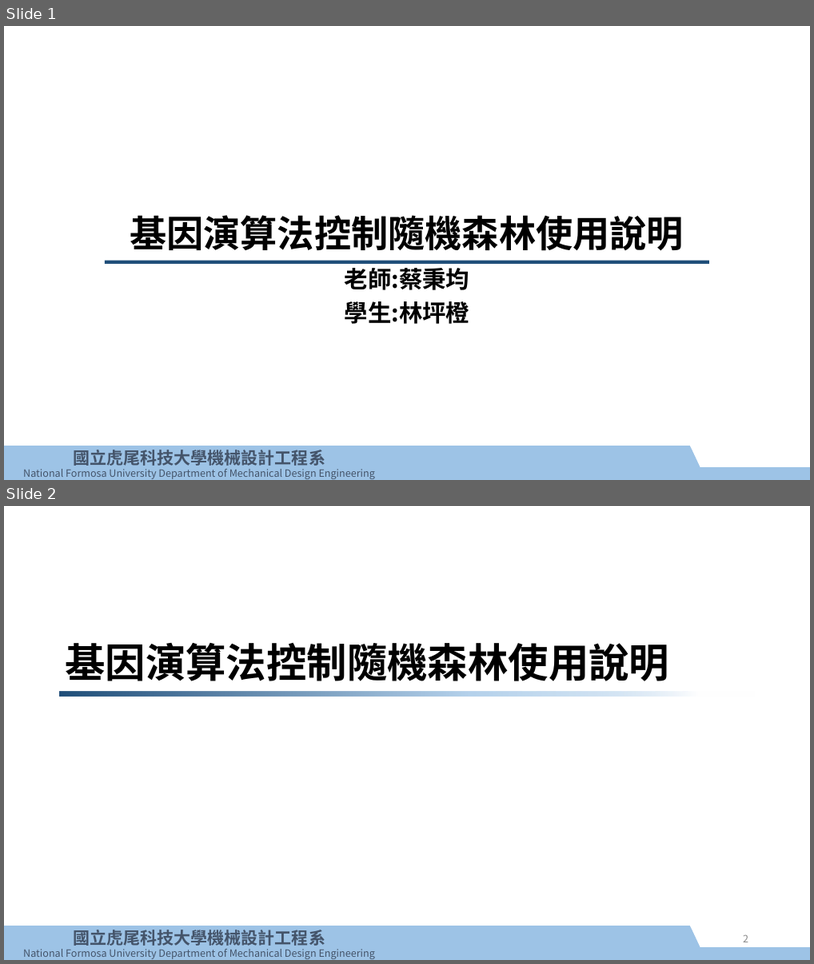
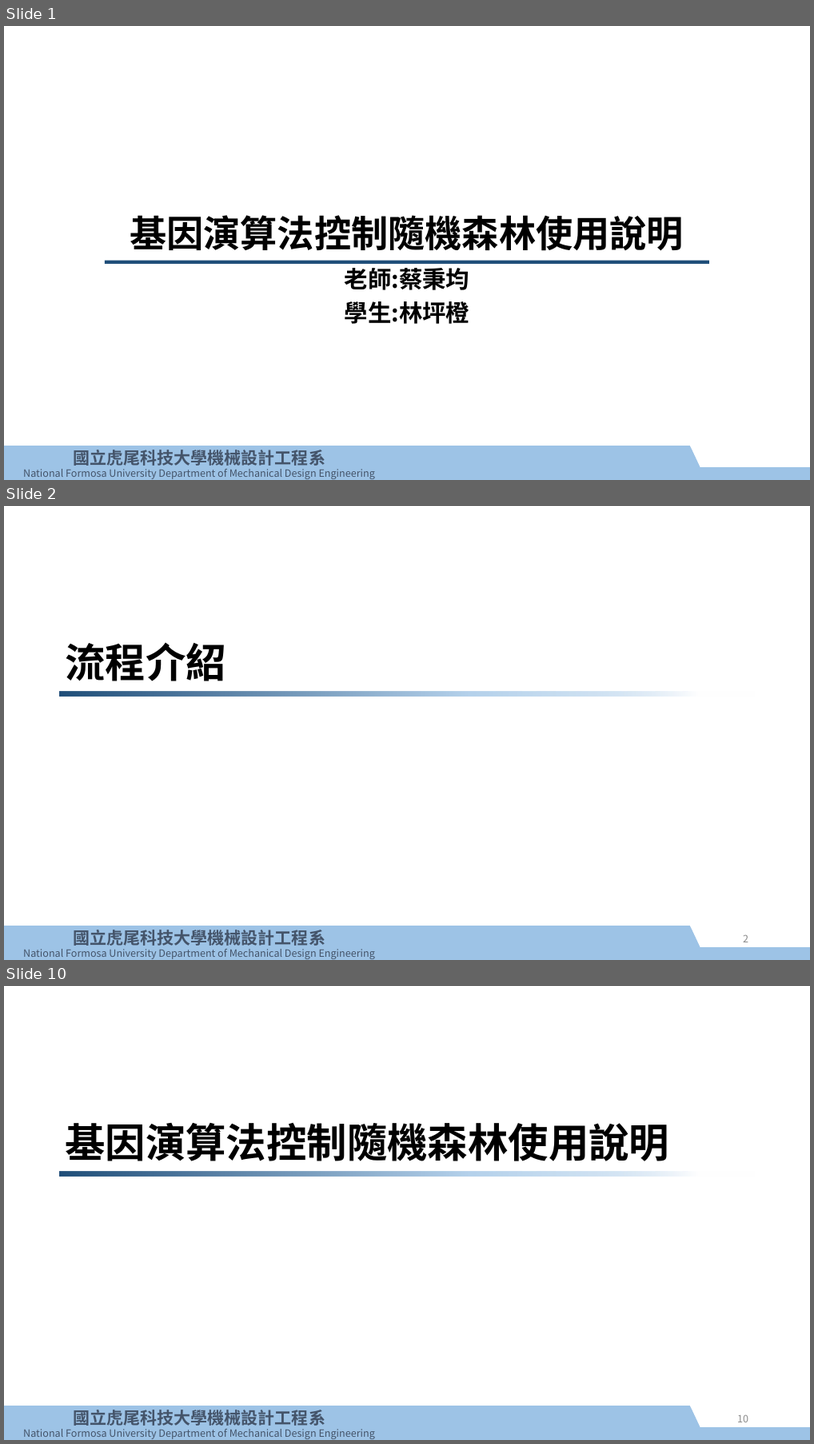
Before and after one commit to e970230/test, a slide deck: GA_RF/基因演算法控制隨機森林使用說明.pptx. Shown one above the other, each under a label of ours: slides 1 and 2 before the commit, slides 1, 2 and 10 after it; the slides between them are not shown. The pictures are 814x964 and 814x1444 pixels, drawn with LibreOffice and Linux fonts; fonts in the diff are those of the drawing; background and template pictures are left out. Boxes give left, top, right and bottom in pixels: in the first picture for what was removed or moved away, otherwise in the second. Text is boxed around its words. In the diff, an @@ line names an element or a change of style, - is before the commit and + after.

```diff
--- a/GA_RF/基因演算法控制隨機森林使用說明.pptx
+++ b/GA_RF/基因演算法控制隨機森林使用說明.pptx
@@ slide 2 added at (4, 506, 810, 960), background #FFFFFF; not listed: 5 template elements that a slide beside it also shows @@
@@ title added at (65, 643, 226, 681), 48 pt, text #000000, bold @@
+流程介紹
@@ page number added at (743, 935, 749, 942), 12 pt, text #8C8C8C @@
+2
@@ what was slide 2 is now slide 10 @@
@@ page number at (738, 1415, 749, 1422): text changed @@
-2
+10
```
Also in this commit, not shown: 7 slides changed, 7 other slides added, 4 slides removed.
